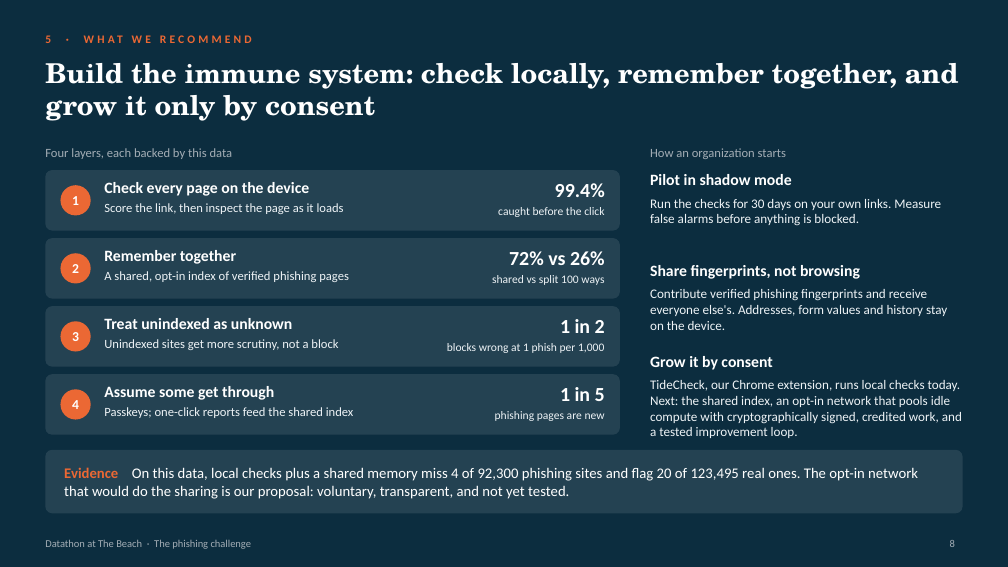
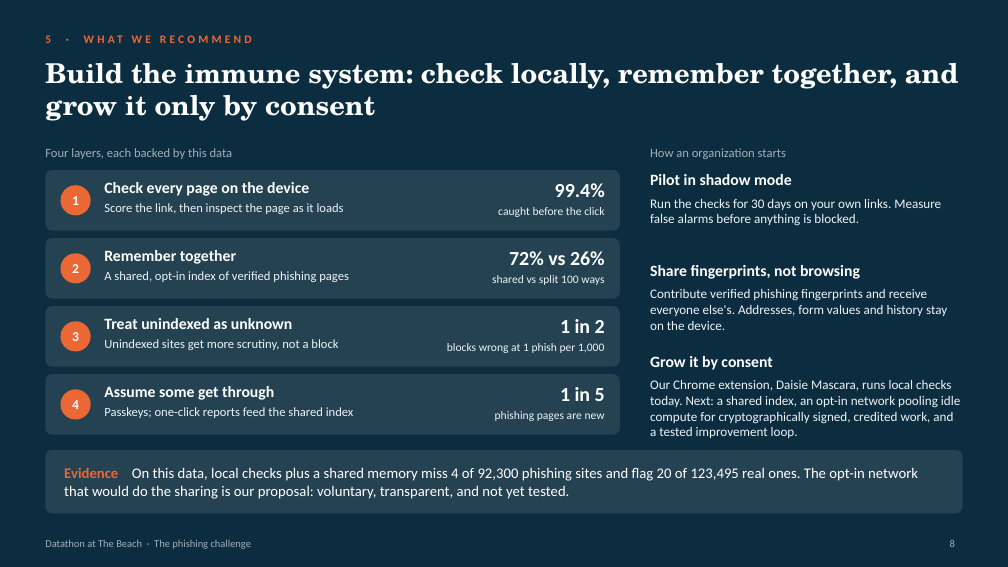
Before and after one commit to Kittybri/Daisie-s-Mascara, a slide deck: slide 8 of claude/Phishing_Datathon_Deck_v2_Collective_Defense.pptx. Drawn at 1008x567 pixels with LibreOffice and Linux fonts; fonts in the diff are those of the drawing. Boxes give left, top, right and bottom in pixels: in the first picture for what was removed or moved away, otherwise in the second. Text is boxed around its words. In the diff, an @@ line names an element or a change of style, - is before the commit and + after.

```diff
--- a/claude/Phishing_Datathon_Deck_v2_Collective_Defense.pptx
+++ b/claude/Phishing_Datathon_Deck_v2_Collective_Defense.pptx
@@ text at [650,380,960,438]: text changed @@
-TideCheck, our Chrome extension, runs local checks today. Next: the shared index, an opt-in network that pools idle compute with cryptographically signed, credited work, and a tested improvement loop.
+Our Chrome extension, Daisie Mascara, runs local checks today. Next: a shared index, an opt-in network pooling idle compute for cryptographically signed, credited work, and a tested improvement loop.
```
Also in this commit, not shown: 1 other slide changed, 2 other files.
